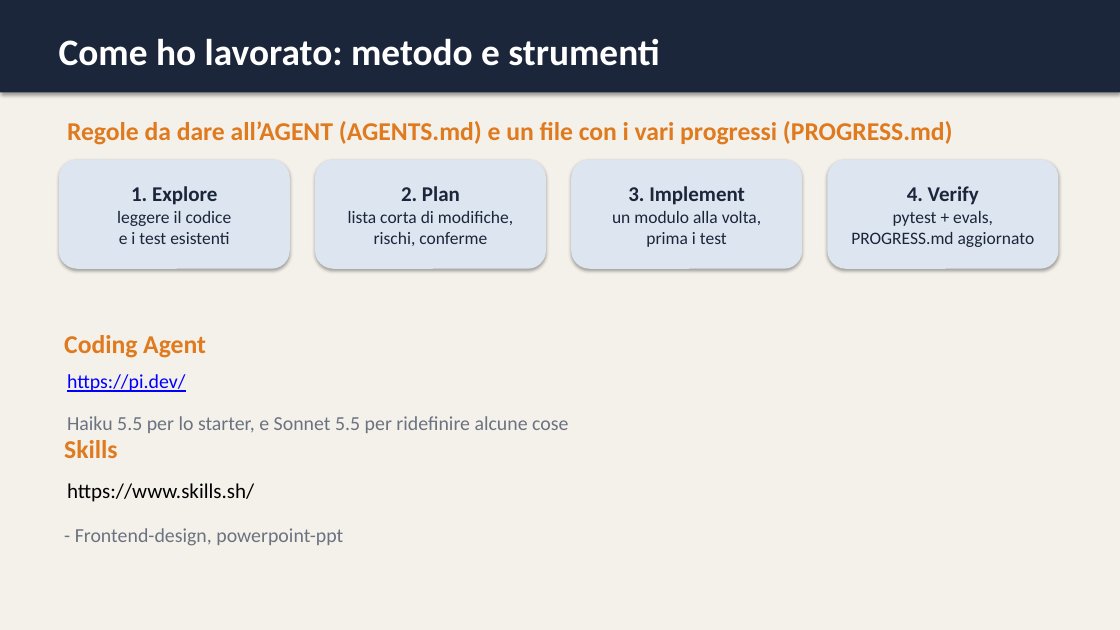
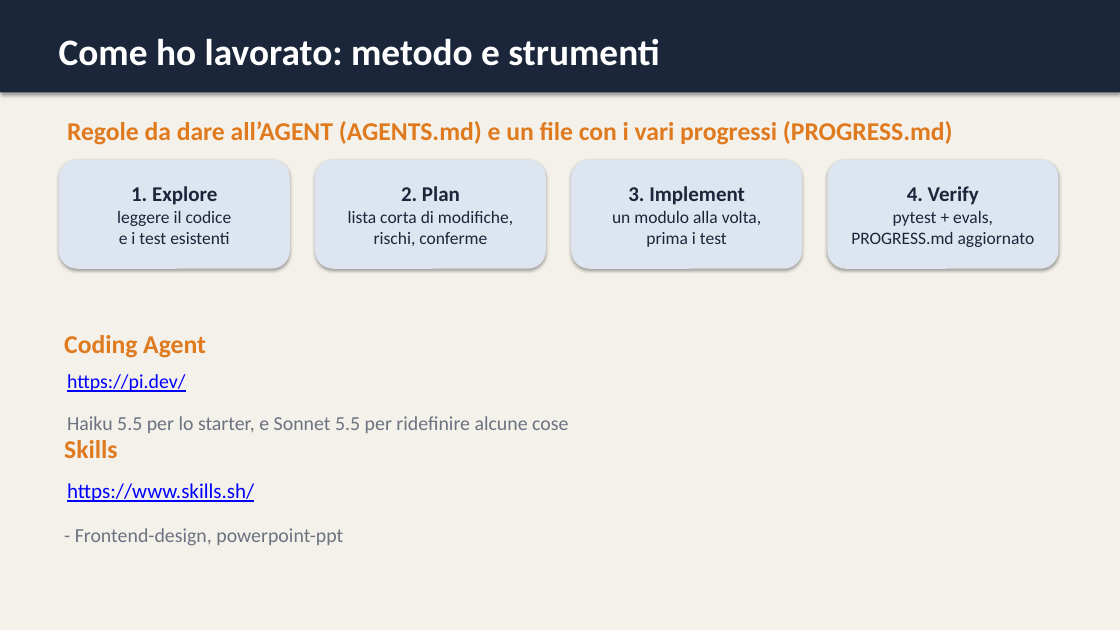
Before and after one commit to BERLUSCA/Noname, a slide deck: slide 3 of docs/Presentazione_Progetto.pptx. Drawn at 1120x630 pixels with LibreOffice and Linux fonts; fonts in the diff are those of the drawing. Boxes give left, top, right and bottom in pixels: in the first picture for what was removed or moved away, otherwise in the second. Text is boxed around its words. In the diff, an @@ line names an element or a change of style, - is before the commit and + after.

```diff
--- a/docs/Presentazione_Progetto.pptx
+++ b/docs/Presentazione_Progetto.pptx
@@ text "https://www.skills.sh/" at box(67, 483, 254, 502): text colour #000000 to #0000FF, underline on @@
```
Also in this commit, not shown: 2 other slides changed.
